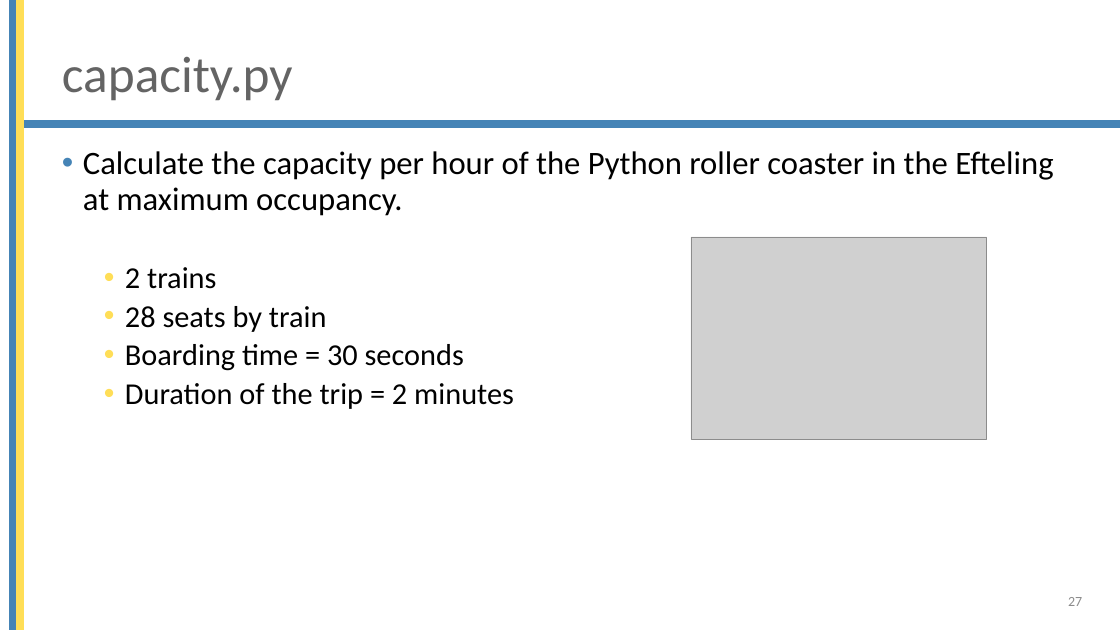
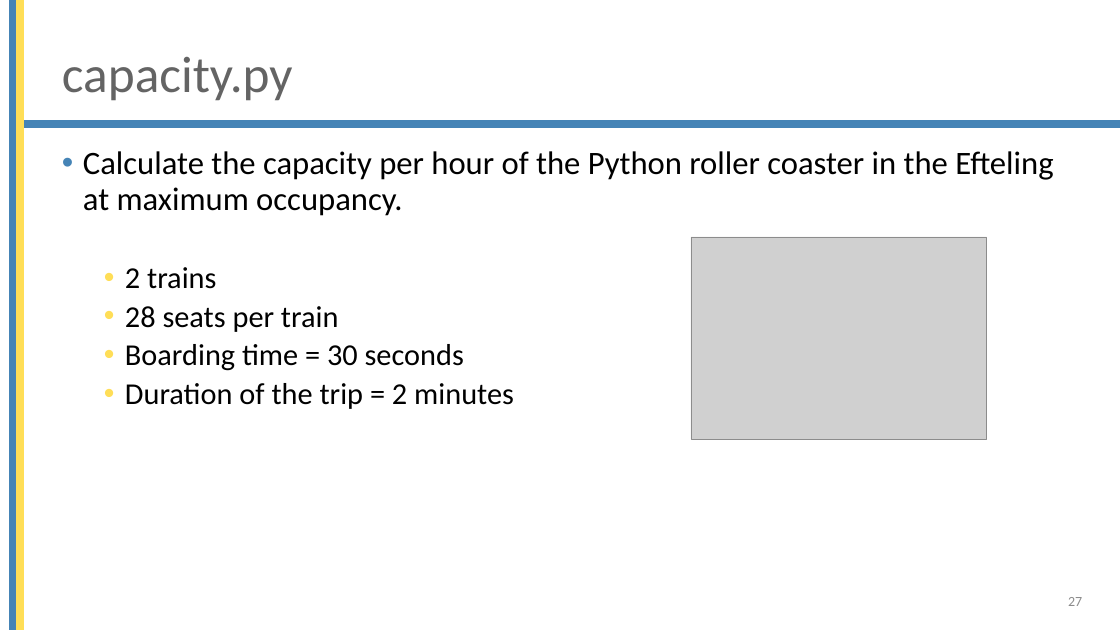
Before and after one commit to brentpulmansTM/Beobank-October-2022, a slide deck: slide 27 of Basic_python/1 Sequence.pptx. Drawn at 1120x630 pixels with LibreOffice and Linux fonts; fonts in the diff are those of the drawing; grey boxes stand for pictures; background and template pictures are left out. Boxes give left, top, right and bottom in pixels: in the first picture for what was removed or moved away, otherwise in the second. Text is boxed around its words. In the diff, an @@ line names an element or a change of style, - is before the commit and + after.

```diff
--- a/Basic_python/1 Sequence.pptx
+++ b/Basic_python/1 Sequence.pptx
@@ text at (125,306,338,332): text changed @@
-  • 28 seats by train
+  • 28 seats per train
```
Also in this commit, not shown: 3 other slides changed, 2 other files.
